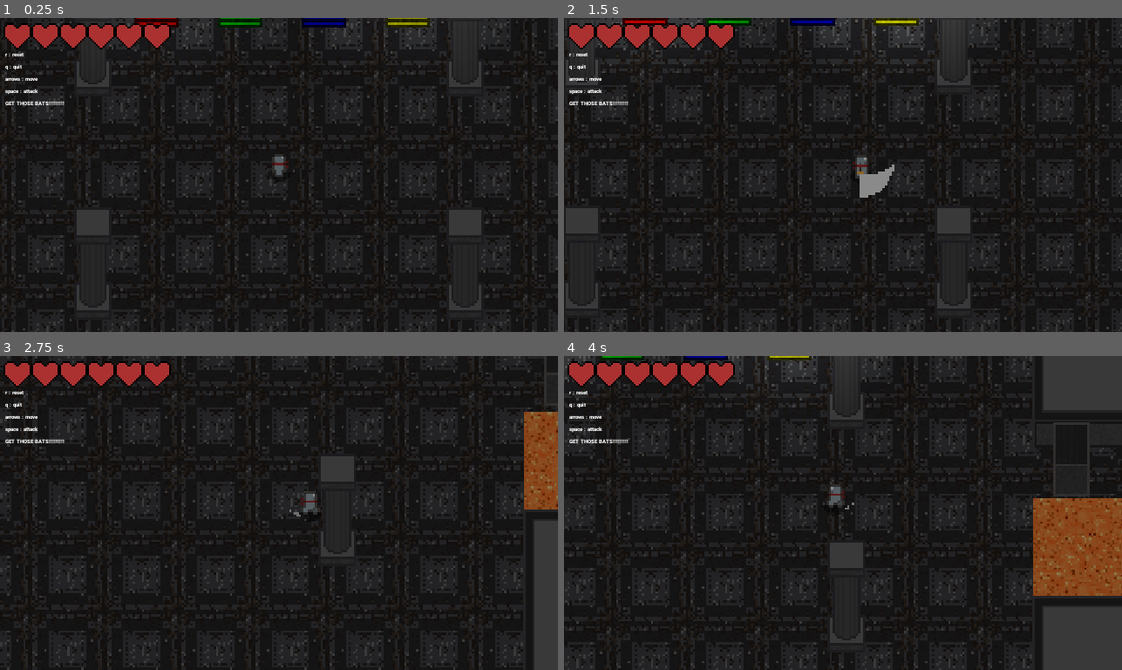
Above: before the commit, frames 1-4 (two rows, left to right).
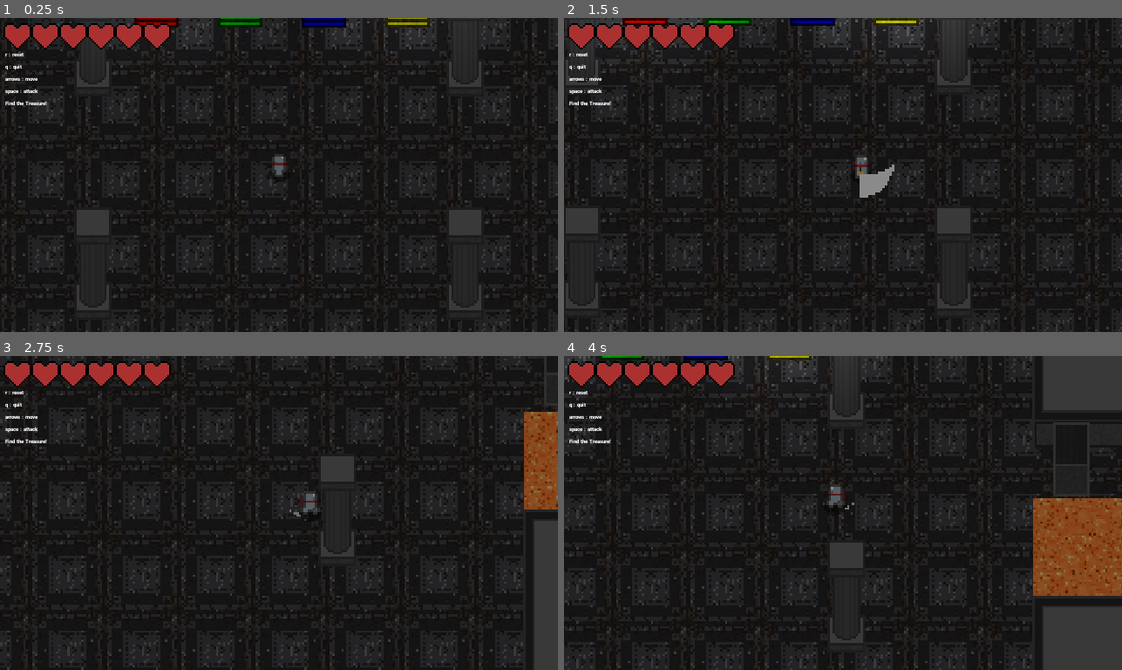
Above: after the commit, the same moments.

Repository: jxprovost/Final_Project-Team_5
Game: Godot game, scene res://World/World.tscn
The game is run twice, just before and just after one commit, with the same random seed, the same clock (stepped at 60 frames per second) and the same inputs. This scene is started directly instead of the project's main scene.
Inputs:
- Up to frame 1 (0.25 s): no input
- Up to frame 2 (1.5 s): tap Enter at 0.5 s; hold Right (ui_right) 0.53-1.28 s; tap Space (attack) at 0.6, 1.35 s; hold Down (ui_down) from 1.28 s (still down)
- Up to frame 3 (2.75 s): release Down (ui_down) at 2.03 s; hold Right (ui_right) from 2.03 s (still down); tap Space (attack) at 2.1 s
- Up to frame 4 (4 s): release Right (ui_right) at 2.78 s; hold Up (ui_up) 2.78-3.53 s; tap Space (attack) at 2.85, 3.6 s; hold Left (ui_left) from 3.53 s (still down)

The runs differ from the first frame. In frame 1, 0.1% of the frame differs, in the area x 0-12%, y 26-28%; in frame 2, 0.1%; in frame 3, 0.1%; in frame 4, 0.1%.

Commit message:
Adjust Mimic areas, update UI

Diff:
--- a/Project/Enemies/Mimic/Mimic.tscn
+++ b/Project/Enemies/Mimic/Mimic.tscn
@@ -8,253 +8,256 @@
 [ext_resource path="res://Modular_Assets/Hitbox.tscn" type="PackedScene" id=6]
 [ext_resource path="res://Stats/Stats.tscn" type="PackedScene" id=7]
 
+[sub_resource type="AtlasTexture" id=1]
+atlas = ExtResource( 1 )
+region = Rect2( 3840, 0, 480, 480 )
+
+[sub_resource type="AtlasTexture" id=2]
+atlas = ExtResource( 1 )
+region = Rect2( 3360, 0, 480, 480 )
+
+[sub_resource type="AtlasTexture" id=3]
+atlas = ExtResource( 1 )
+region = Rect2( 2880, 0, 480, 480 )
+
+[sub_resource type="AtlasTexture" id=4]
+atlas = ExtResource( 1 )
+region = Rect2( 2400, 0, 480, 480 )
+
+[sub_resource type="AtlasTexture" id=5]
+atlas = ExtResource( 1 )
+region = Rect2( 1920, 0, 480, 480 )
+
+[sub_resource type="AtlasTexture" id=6]
+atlas = ExtResource( 1 )
+region = Rect2( 1440, 0, 480, 480 )
+
+[sub_resource type="AtlasTexture" id=7]
+atlas = ExtResource( 1 )
+region = Rect2( 960, 0, 480, 480 )
+
+[sub_resource type="AtlasTexture" id=8]
+atlas = ExtResource( 1 )
+region = Rect2( 480, 0, 480, 480 )
+
+[sub_resource type="AtlasTexture" id=9]
+atlas = ExtResource( 1 )
+region = Rect2( 0, 0, 480, 480 )
+
+[sub_resource type="AtlasTexture" id=10]
+atlas = ExtResource( 1 )
+region = Rect2( 4320, 0, 480, 480 )
+
+[sub_resource type="AtlasTexture" id=11]
+atlas = ExtResource( 1 )
+region = Rect2( 4800, 0, 480, 480 )
+
+[sub_resource type="AtlasTexture" id=12]
+atlas = ExtResource( 1 )
+region = Rect2( 5280, 0, 480, 480 )
+
+[sub_resource type="AtlasTexture" id=13]
+atlas = ExtResource( 1 )
+region = Rect2( 5760, 0, 480, 480 )
+
+[sub_resource type="AtlasTexture" id=14]
+atlas = ExtResource( 1 )
+region = Rect2( 0, 480, 480, 480 )
+
+[sub_resource type="AtlasTexture" id=15]
+atlas = ExtResource( 1 )
+region = Rect2( 480, 480, 480, 480 )
+
+[sub_resource type="AtlasTexture" id=16]
+atlas = ExtResource( 1 )
+region = Rect2( 0, 0, 480, 480 )
+
+[sub_resource type="AtlasTexture" id=17]
+atlas = ExtResource( 1 )
+region = Rect2( 480, 0, 480, 480 )
+
+[sub_resource type="AtlasTexture" id=18]
+atlas = ExtResource( 1 )
+region = Rect2( 960, 0, 480, 480 )
+
+[sub_resource type="AtlasTexture" id=19]
+atlas = ExtResource( 1 )
+region = Rect2( 1440, 0, 480, 480 )
+
+[sub_resource type="AtlasTexture" id=20]
+atlas = ExtResource( 1 )
+region = Rect2( 1920, 0, 480, 480 )
+
+[sub_resource type="AtlasTexture" id=21]
+atlas = ExtResource( 1 )
+region = Rect2( 2400, 0, 480, 480 )
+
+[sub_resource type="AtlasTexture" id=22]
+atlas = ExtResource( 1 )
+region = Rect2( 2880, 0, 480, 480 )
+
+[sub_resource type="AtlasTexture" id=23]
+atlas = ExtResource( 1 )
+region = Rect2( 3360, 0, 480, 480 )
+
+[sub_resource type="AtlasTexture" id=24]
+atlas = ExtResource( 1 )
+region = Rect2( 3840, 0, 480, 480 )
+
+[sub_resource type="AtlasTexture" id=25]
+atlas = ExtResource( 1 )
+region = Rect2( 4320, 0, 480, 480 )
+
+[sub_resource type="AtlasTexture" id=26]
+atlas = ExtResource( 1 )
+region = Rect2( 480, 480, 480, 480 )
+
+[sub_resource type="AtlasTexture" id=27]
+atlas = ExtResource( 1 )
+region = Rect2( 960, 480, 480, 480 )
+
+[sub_resource type="AtlasTexture" id=28]
+atlas = ExtResource( 1 )
+region = Rect2( 1920, 480, 480, 480 )
+
+[sub_resource type="AtlasTexture" id=29]
+atlas = ExtResource( 1 )
+region = Rect2( 2400, 480, 480, 480 )
+
+[sub_resource type="AtlasTexture" id=30]
+atlas = ExtResource( 1 )
+region = Rect2( 2880, 480, 480, 480 )
+
+[sub_resource type="AtlasTexture" id=31]
+atlas = ExtResource( 1 )
+region = Rect2( 3360, 480, 480, 480 )
+
+[sub_resource type="AtlasTexture" id=32]
+atlas = ExtResource( 1 )
+region = Rect2( 3840, 480, 480, 480 )
+
+[sub_resource type="AtlasTexture" id=33]
+atlas = ExtResource( 1 )
+region = Rect2( 4320, 480, 480, 480 )
+
 [sub_resource type="AtlasTexture" id=34]
 atlas = ExtResource( 1 )
-region = Rect2( 3840, 0, 480, 480 )
+region = Rect2( 4800, 480, 480, 480 )
 
 [sub_resource type="AtlasTexture" id=35]
 atlas = ExtResource( 1 )
-region = Rect2( 3360, 0, 480, 480 )
+region = Rect2( 5280, 480, 480, 480 )
 
 [sub_resource type="AtlasTexture" id=36]
 atlas = ExtResource( 1 )
-region = Rect2( 2880, 0, 480, 480 )
+region = Rect2( 0, 0, 480, 480 )
 
 [sub_resource type="AtlasTexture" id=37]
 atlas = ExtResource( 1 )
-region = Rect2( 2400, 0, 480, 480 )
+region = Rect2( 3360, 480, 480, 480 )
 
 [sub_resource type="AtlasTexture" id=38]
 atlas = ExtResource( 1 )
-region = Rect2( 1920, 0, 480, 480 )
+region = Rect2( 4320, 480, 480, 480 )
 
 [sub_resource type="AtlasTexture" id=39]
 atlas = ExtResource( 1 )
-region = Rect2( 1440, 0, 480, 480 )
+region = Rect2( 4800, 480, 480, 480 )
 
 [sub_resource type="AtlasTexture" id=40]
 atlas = ExtResource( 1 )
-region = Rect2( 960, 0, 480, 480 )
-
-[sub_resource type="AtlasTexture" id=41]
-atlas = ExtResource( 1 )
-region = Rect2( 480, 0, 480, 480 )
-
-[sub_resource type="AtlasTexture" id=42]
-atlas = ExtResource( 1 )
-region = Rect2( 0, 0, 480, 480 )
-
-[sub_resource type="AtlasTexture" id=43]
-atlas = ExtResource( 1 )
-region = Rect2( 3360, 480, 480, 480 )
-
-[sub_resource type="AtlasTexture" id=44]
-atlas = ExtResource( 1 )
-region = Rect2( 4320, 480, 480, 480 )
-
-[sub_resource type="AtlasTexture" id=45]
-atlas = ExtResource( 1 )
-region = Rect2( 4800, 480, 480, 480 )
-
-[sub_resource type="AtlasTexture" id=46]
-atlas = ExtResource( 1 )
 region = Rect2( 5280, 480, 480, 480 )
 
-[sub_resource type="AtlasTexture" id=1]
-atlas = ExtResource( 1 )
-region = Rect2( 4320, 0, 480, 480 )
-
-[sub_resource type="AtlasTexture" id=2]
-atlas = ExtResource( 1 )
-region = Rect2( 4800, 0, 480, 480 )
-
-[sub_resource type="AtlasTexture" id=3]
-atlas = ExtResource( 1 )
-region = Rect2( 5280, 0, 480, 480 )
-
-[sub_resource type="AtlasTexture" id=4]
-atlas = ExtResource( 1 )
-region = Rect2( 5760, 0, 480, 480 )
-
-[sub_resource type="AtlasTexture" id=5]
-atlas = ExtResource( 1 )
-region = Rect2( 0, 480, 480, 480 )
-
-[sub_resource type="AtlasTexture" id=6]
-atlas = ExtResource( 1 )
-region = Rect2( 480, 480, 480, 480 )
-
-[sub_resource type="AtlasTexture" id=7]
-atlas = ExtResource( 1 )
-region = Rect2( 0, 0, 480, 480 )
-
-[sub_resource type="AtlasTexture" id=8]
-atlas = ExtResource( 1 )
-region = Rect2( 480, 0, 480, 480 )
-
-[sub_resource type="AtlasTexture" id=9]
-atlas = ExtResource( 1 )
-region = Rect2( 960, 0, 480, 480 )
-
-[sub_resource type="AtlasTexture" id=10]
-atlas = ExtResource( 1 )
-region = Rect2( 1440, 0, 480, 480 )
-
-[sub_resource type="AtlasTexture" id=11]
-atlas = ExtResource( 1 )
-region = Rect2( 1920, 0, 480, 480 )
-
-[sub_resource type="AtlasTexture" id=12]
-atlas = ExtResource( 1 )
-region = Rect2( 2400, 0, 480, 480 )
-
-[sub_resource type="AtlasTexture" id=13]
-atlas = ExtResource( 1 )
-region = Rect2( 2880, 0, 480, 480 )
-
-[sub_resource type="AtlasTexture" id=14]
-atlas = ExtResource( 1 )
-region = Rect2( 3360, 0, 480, 480 )
-
-[sub_resource type="AtlasTexture" id=15]
-atlas = ExtResource( 1 )
-region = Rect2( 3840, 0, 480, 480 )
-
-[sub_resource type="AtlasTexture" id=16]
-atlas = ExtResource( 1 )
-region = Rect2( 4320, 0, 480, 480 )
-
-[sub_resource type="AtlasTexture" id=17]
-atlas = ExtResource( 1 )
-region = Rect2( 480, 480, 480, 480 )
-
-[sub_resource type="AtlasTexture" id=18]
-atlas = ExtResource( 1 )
-region = Rect2( 960, 480, 480, 480 )
-
-[sub_resource type="AtlasTexture" id=19]
-atlas = ExtResource( 1 )
-region = Rect2( 1920, 480, 480, 480 )
-
-[sub_resource type="AtlasTexture" id=20]
-atlas = ExtResource( 1 )
-region = Rect2( 2400, 480, 480, 480 )
-
-[sub_resource type="AtlasTexture" id=21]
-atlas = ExtResource( 1 )
-region = Rect2( 2880, 480, 480, 480 )
-
-[sub_resource type="AtlasTexture" id=22]
-atlas = ExtResource( 1 )
-region = Rect2( 3360, 480, 480, 480 )
-
-[sub_resource type="AtlasTexture" id=23]
-atlas = ExtResource( 1 )
-region = Rect2( 3840, 480, 480, 480 )
-
-[sub_resource type="AtlasTexture" id=24]
-atlas = ExtResource( 1 )
-region = Rect2( 4320, 480, 480, 480 )
-
-[sub_resource type="AtlasTexture" id=25]
-atlas = ExtResource( 1 )
-region = Rect2( 4800, 480, 480, 480 )
-
-[sub_resource type="AtlasTexture" id=26]
-atlas = ExtResource( 1 )
-region = Rect2( 5280, 480, 480, 480 )
-
-[sub_resource type="AtlasTexture" id=27]
-atlas = ExtResource( 1 )
-region = Rect2( 0, 0, 480, 480 )
-
-[sub_resource type="SpriteFrames" id=28]
+[sub_resource type="SpriteFrames" id=41]
 animations = [ {
-"frames": [ SubResource( 34 ), SubResource( 35 ), SubResource( 36 ), SubResource( 37 ), SubResource( 38 ), SubResource( 39 ), SubResource( 40 ), SubResource( 41 ), SubResource( 42 ) ],
+"frames": [ SubResource( 1 ), SubResource( 2 ), SubResource( 3 ), SubResource( 4 ), SubResource( 5 ), SubResource( 6 ), SubResource( 7 ), SubResource( 8 ), SubResource( 9 ) ],
 "loop": false,
 "name": "hide",
 "speed": 5.0
 }, {
-"frames": [ SubResource( 43 ), SubResource( 44 ), SubResource( 45 ), SubResource( 46 ), SubResource( 46 ), SubResource( 46 ), SubResource( 46 ), SubResource( 46 ), SubResource( 46 ), SubResource( 46 ), SubResource( 46 ), SubResource( 46 ), SubResource( 46 ) ],
+"frames": [ SubResource( 10 ), SubResource( 11 ), SubResource( 12 ), SubResource( 13 ), SubResource( 14 ), SubResource( 15 ), SubResource( 10 ) ],
+"loop": true,
+"name": "blink",
+"speed": 10.0
+}, {
+"frames": [ SubResource( 16 ), SubResource( 17 ), SubResource( 18 ), SubResource( 19 ), SubResource( 20 ), SubResource( 21 ), SubResource( 22 ), SubResource( 23 ), SubResource( 24 ), SubResource( 25 ) ],
+"loop": false,
+"name": "awaken",
+"speed": 10.0
+}, {
+"frames": [ SubResource( 26 ), SubResource( 27 ), SubResource( 28 ), SubResource( 29 ), SubResource( 30 ), SubResource( 31 ), SubResource( 32 ), SubResource( 33 ), SubResource( 34 ), SubResource( 35 ) ],
+"loop": false,
+"name": "attack",
+"speed": 10.0
+}, {
+"frames": [ SubResource( 36 ) ],
+"loop": true,
+"name": "chest",
+"speed": 10.0
+}, {
+"frames": [ SubResource( 37 ), SubResource( 38 ), SubResource( 39 ), SubResource( 40 ), SubResource( 40 ), SubResource( 40 ), SubResource( 40 ), SubResource( 40 ), SubResource( 40 ), SubResource( 40 ), SubResource( 40 ), SubResource( 40 ), SubResource( 40 ) ],
 "loop": false,
 "name": "takeHit",
 "speed": 50.0
-}, {
-"frames": [ SubResource( 1 ), SubResource( 2 ), SubResource( 3 ), SubResource( 4 ), SubResource( 5 ), SubResource( 6 ), SubResource( 1 ) ],
-"loop": true,
-"name": "blink",
-"speed": 10.0
-}, {
-"frames": [ SubResource( 7 ), SubResource( 8 ), SubResource( 9 ), SubResource( 10 ), SubResource( 11 ), SubResource( 12 ), SubResource( 13 ), SubResource( 14 ), SubResource( 15 ), SubResource( 16 ) ],
-"loop": false,
-"name": "awaken",
-"speed": 10.0
-}, {
-"frames": [ SubResource( 17 ), SubResource( 18 ), SubResource( 19 ), SubResource( 20 ), SubResource( 21 ), SubResource( 22 ), SubResource( 23 ), SubResource( 24 ), SubResource( 25 ), SubResource( 26 ) ],
-"loop": false,
-"name": "attack",
-"speed": 10.0
-}, {
-"frames": [ SubResource( 27 ) ],
-"loop": true,
-"name": "chest",
-"speed": 10.0
 } ]
 
-[sub_resource type="CircleShape2D" id=29]
-radius = 7.84446
-
-[sub_resource type="CircleShape2D" id=30]
+[sub_resource type="CircleShape2D" id=42]
+radius = 5.65098
+
+[sub_resource type="CircleShape2D" id=43]
 radius = 16.8842
 
-[sub_resource type="CircleShape2D" id=33]
-radius = 34.1272
-
-[sub_resource type="CircleShape2D" id=32]
+[sub_resource type="CircleShape2D" id=44]
+radius = 72.5514
+
+[sub_resource type="CircleShape2D" id=45]
 radius = 8.76779
 
-[sub_resource type="CircleShape2D" id=31]
-radius = 8.34745
+[sub_resource type="CircleShape2D" id=46]
+radius = 5.91503
 
 [node name="Mimic" type="KinematicBody2D"]
 script = ExtResource( 2 )
 
 [node name="AnimatedSprite" type="AnimatedSprite" parent="."]
 scale = Vector2( 0.05, 0.05 )
-frames = SubResource( 28 )
+frames = SubResource( 41 )
 animation = "takeHit"
 
 [node name="CollisionShape2D" type="CollisionShape2D" parent="."]
-shape = SubResource( 29 )
+visible = false
+shape = SubResource( 42 )
 
 [node name="Stats" parent="." instance=ExtResource( 7 )]
 max_health = 6
 
 [node name="AttackArea" type="Area2D" parent="."]
+visible = false
 collision_layer = 0
 collision_mask = 2
 script = ExtResource( 3 )
 
 [node name="CollisionShape2D" type="CollisionShape2D" parent="AttackArea"]
-shape = SubResource( 30 )
+shape = SubResource( 43 )
 
 [node name="PlayerDetectionZone" parent="." instance=ExtResource( 5 )]
-scale = Vector2( 1, 1 )
+visible = false
 
 [node name="CollisionShape2D" parent="PlayerDetectionZone" index="0"]
-shape = SubResource( 33 )
+shape = SubResource( 44 )
 
 [node name="Hitbox" parent="." instance=ExtResource( 6 )]
+visible = false
 collision_mask = 4
 
 [node name="CollisionShape2D" parent="Hitbox" index="0"]
-shape = SubResource( 32 )
+shape = SubResource( 45 )
 
 [node name="Hurtbox" parent="." instance=ExtResource( 4 )]
 collision_layer = 8
 
 [node name="CollisionShape2D" parent="Hurtbox" index="0"]
-shape = SubResource( 31 )
+shape = SubResource( 46 )
 
 [connection signal="no_health" from="Stats" to="." method="_on_Stats_no_health"]
 [connection signal="body_entered" from="AttackArea" to="." method="_on_AttackArea_body_entered"]
--- a/Project/World/World.tscn
+++ b/Project/World/World.tscn
@@ -649,7 +649,7 @@
 q : quit
 arrows : move
 space : attack
-GET THOSE BATS!!!!!!!!!"
+Find the Treasure!"
 __meta__ = {
 "_edit_use_anchors_": false
 }
